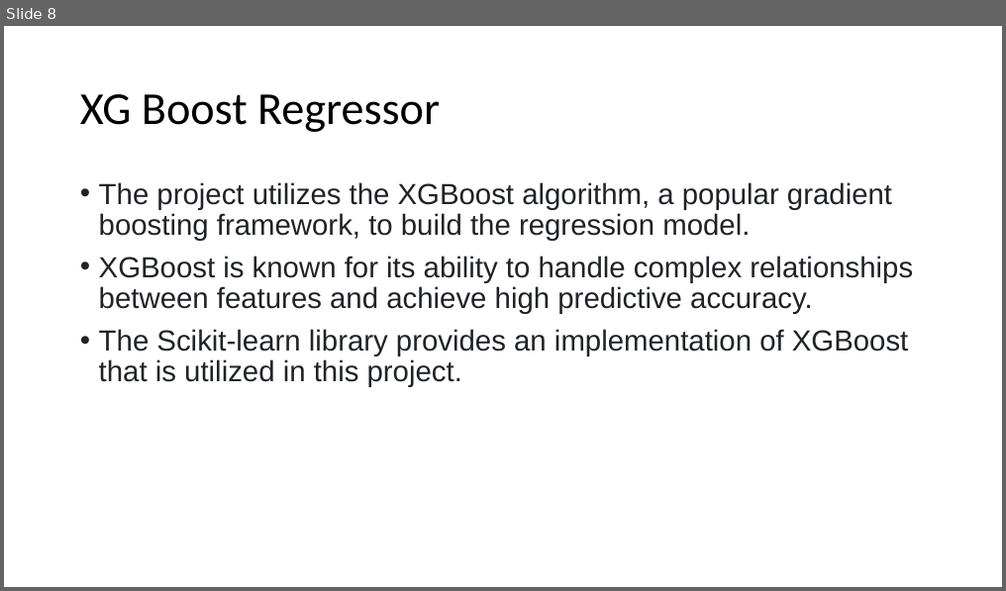
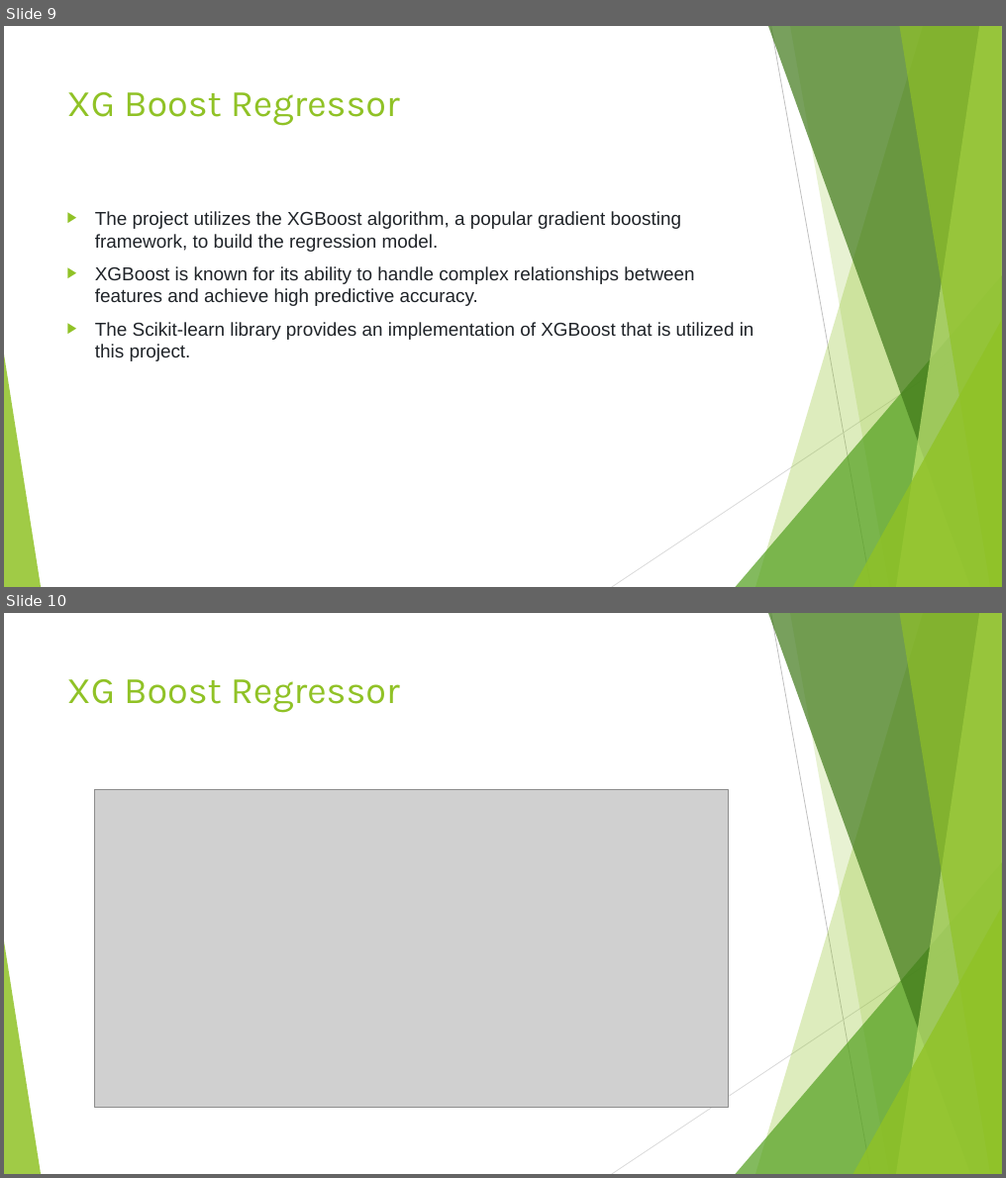
Before and after one commit to venkat123reddy/House_Price_Prediction, a slide deck: House_Price_Prediction.pptx. Shown one above the other, each under a label of ours: slide 8 before the commit, slides 9 and 10 after it. The pictures are 1006x591 and 1006x1178 pixels, drawn with LibreOffice and Linux fonts; fonts in the diff are those of the drawing; grey boxes stand for pictures. Boxes give left, top, right and bottom in pixels: in the first picture for what was removed or moved away, otherwise in the second. Text is boxed around its words. In the diff, an @@ line names an element or a change of style, - is before the commit and + after.

Commit message:
presentation

```diff
--- a/House_Price_Prediction.pptx
+++ b/House_Price_Prediction.pptx
@@ slide 10 added at (4,613,1002,1174), background #FFFFFF; not listed: 10 template elements that a slide beside it also shows @@
@@ title added at (67,679,400,713), 36 pt, text #90C226 @@
+XG Boost Regressor
@@ picture added at (94,789,728,1107) @@
@@ what was slide 8 is now slide 9 @@
@@ slide 9 changed as well @@
@@ title "XG Boost Regressor": place and size @@
-title "XG Boost Regressor" at (80,94,440,132)
+title "XG Boost Regressor" at (67,92,400,126)
@@ title "XG Boost Regressor" at (67,92,400,126): size 44 to 36 pt, font Calibri to Karla, text colour #000000 to #90C226; line spacing 0.9 to 1; vertical alignment middle to top @@
@@ text "The project utilizes the XGBoost ...": place and size @@
-text "The project utilizes the XGBoost ..." at (99,182,913,387)
+text "The project utilizes the XGBoost ..." at (95,211,754,362)
@@ text "The project utilizes the XGBoost ..." at (95,211,754,362): size 28 to 18 pt; bullet • to ▶; line spacing 0.9 to 1 @@
@@ group added at (4,26,1002,587): 5 freeform shapes, 3 triangles, 2 lines @@
```
Also in this commit, not shown: 8 other slides changed, 4 other slides added, 3 slides removed.
